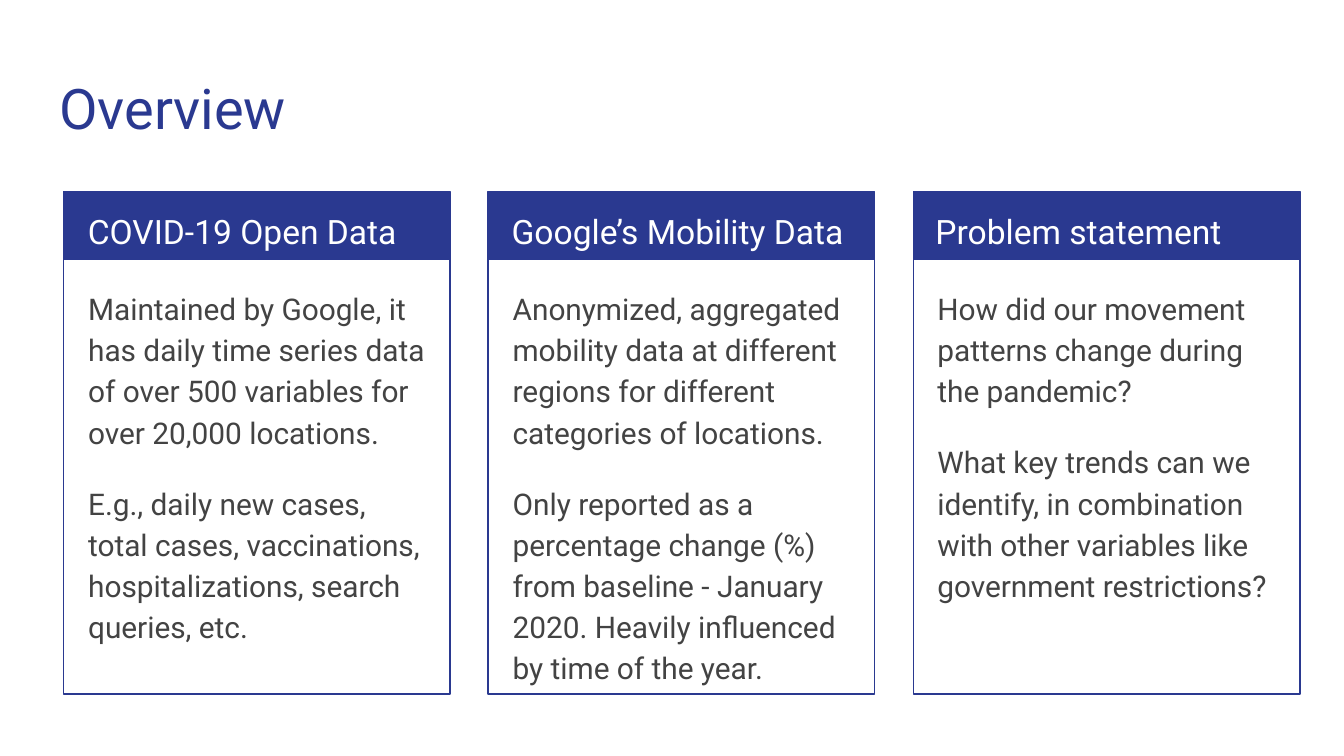
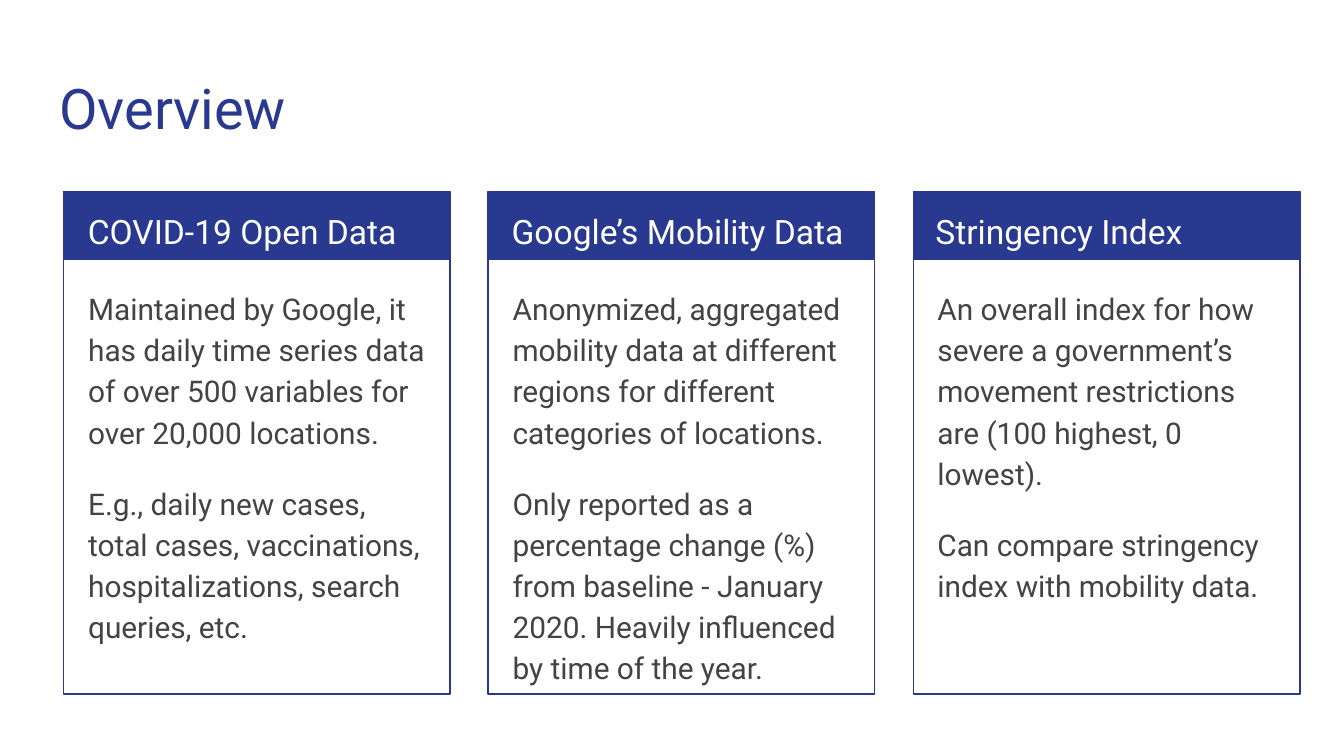
Before and after one commit to zcc33/google-covid-mobility, a slide deck: slide 2 of presentation/Google Covid Mobility.pptx. Drawn at 1344x756 pixels with LibreOffice and Linux fonts; fonts in the diff are those of the drawing. Boxes give left, top, right and bottom in pixels: in the first picture for what was removed or moved away, otherwise in the second. Text is boxed around its words. In the diff, an @@ line names an element or a change of style, - is before the commit and + after.

Commit message:
updated presentation

```diff
--- a/presentation/Google Covid Mobility.pptx
+++ b/presentation/Google Covid Mobility.pptx
@@ text at box(935, 218, 1182, 251): text changed @@
-Problem statement
+Stringency Index
@@ text at box(937, 297, 1259, 604): text changed @@
-How did our movement patterns change during the pandemic?
-What key trends can we identify, in combination with other variables like government restrictions?
+An overall index for how severe a government’s movement restrictions are (100 highest, 0 lowest).
+Can compare stringency index with mobility data.
```
Also in this commit, not shown: 1 other file.
